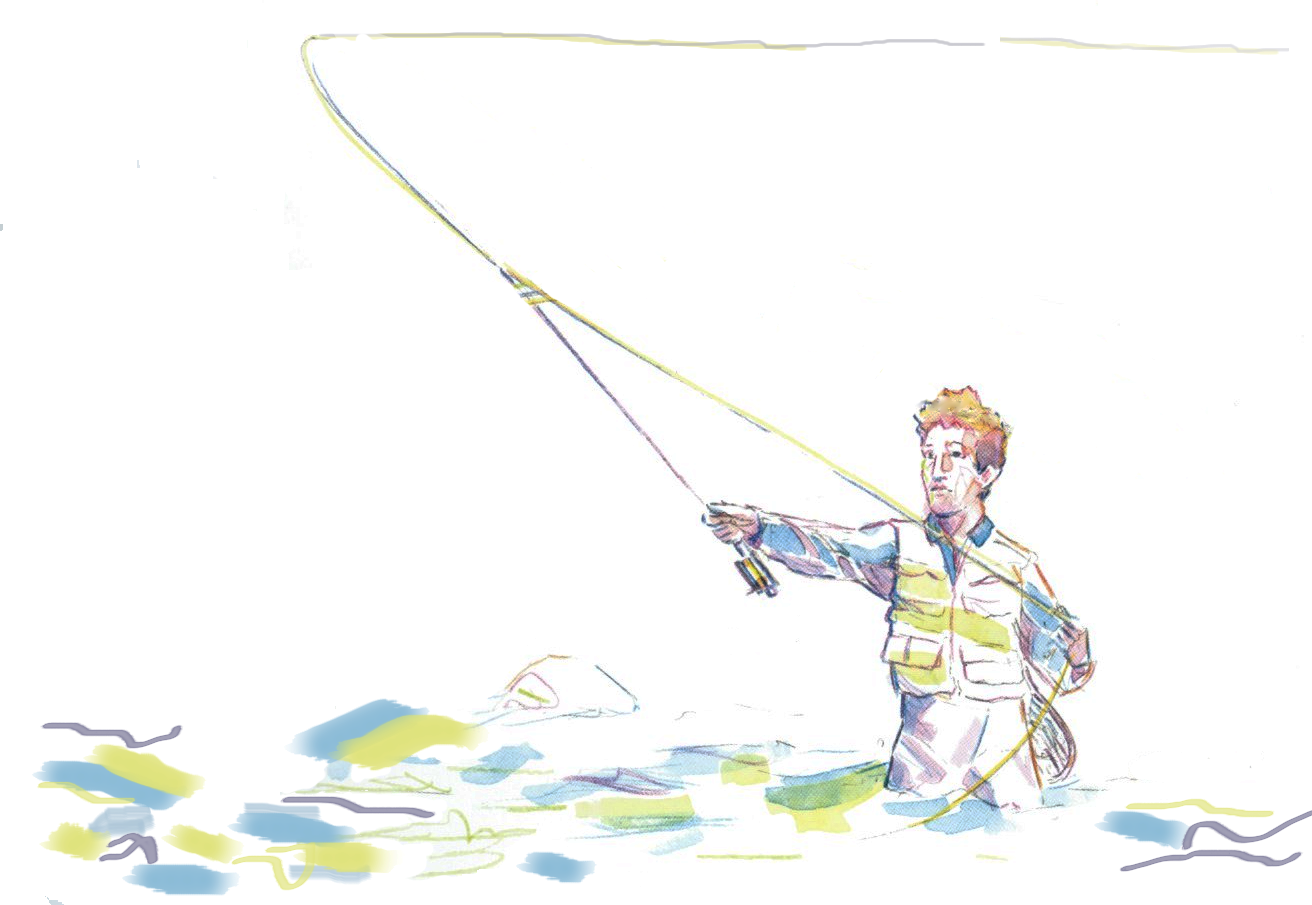
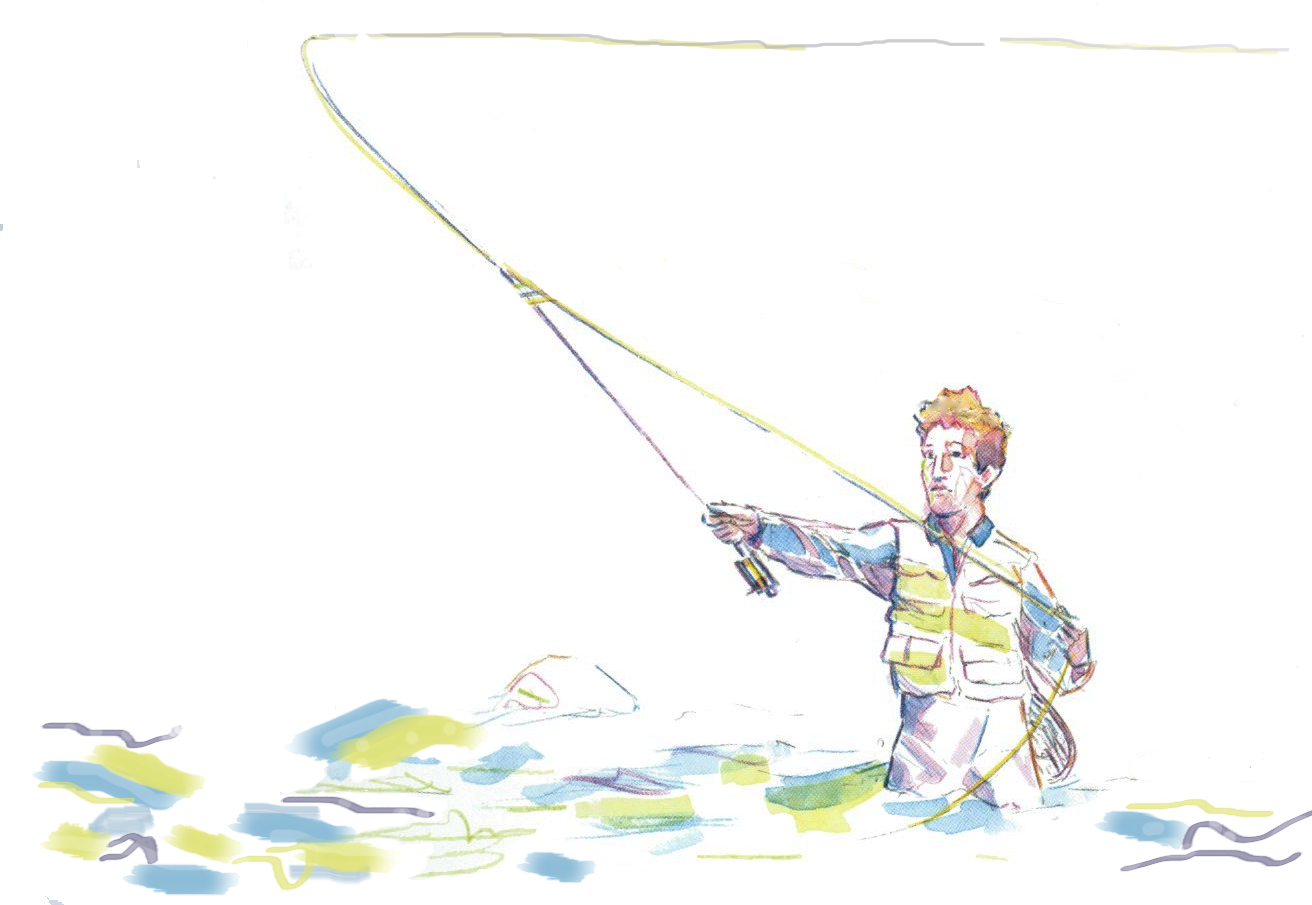
The second 1312×905 image is a revision of the first. Changes to its layers:
painted on "Layer 3" over [48, 705, 1308, 872]
